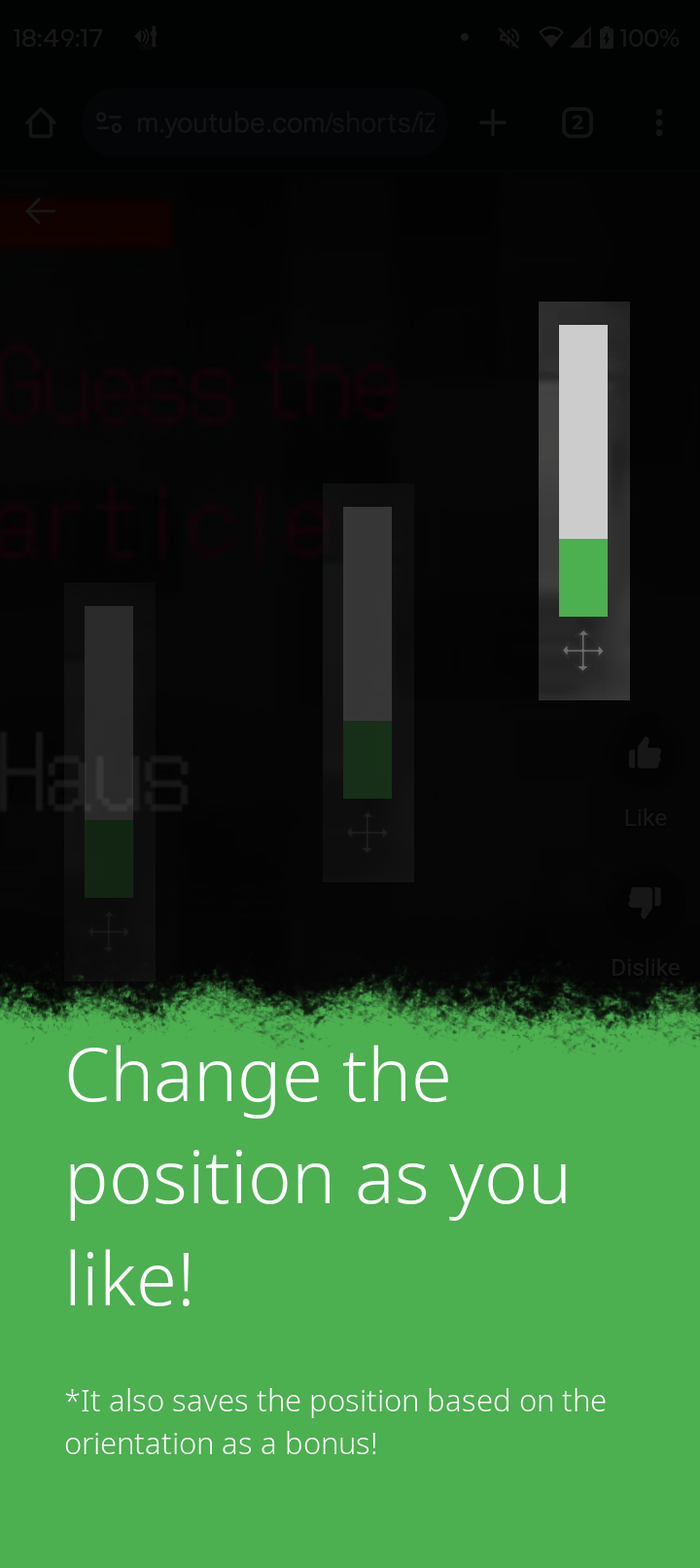
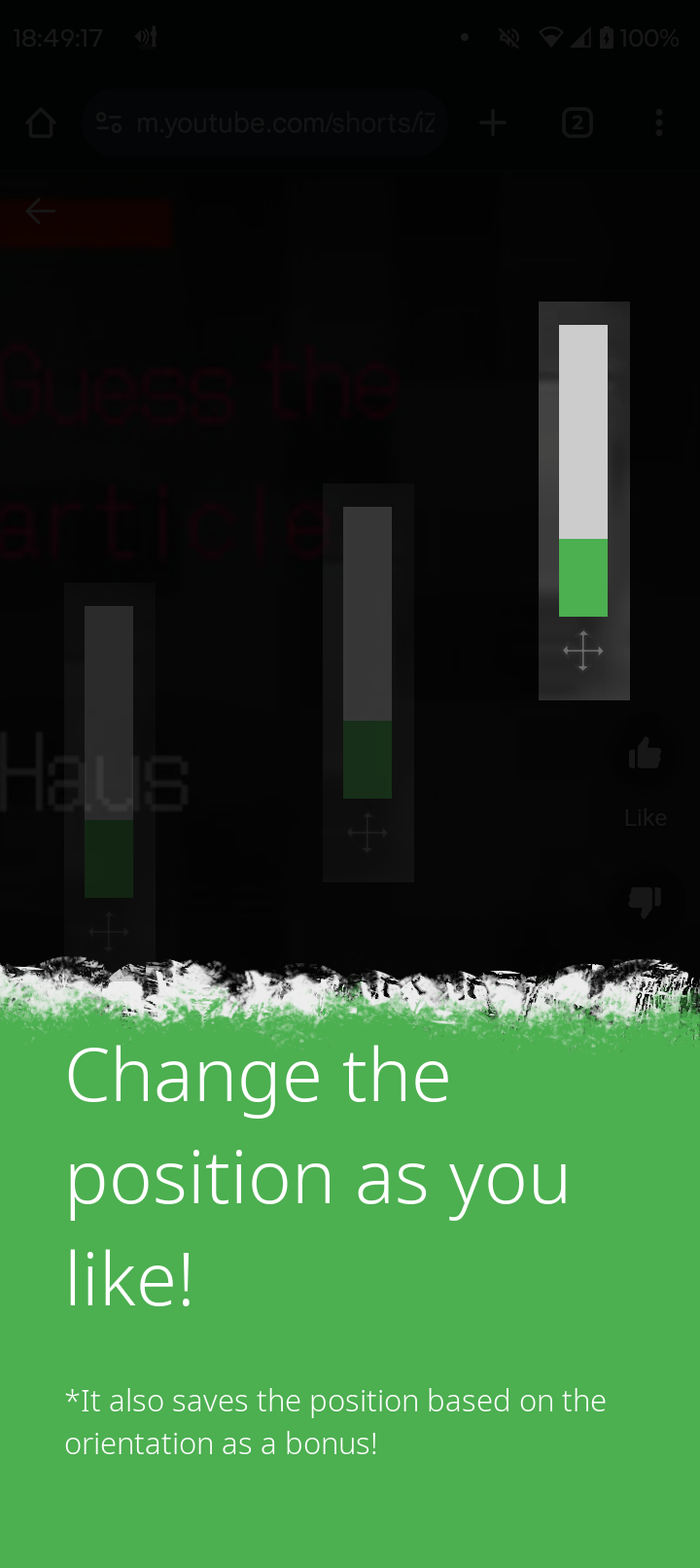
Revision of a layered 700 x 1568 image; what changed, layer by layer:
painted on "Layer #1" over [0, 952, 700, 1032]
painted on "Layer" over [0, 956, 700, 1056]
